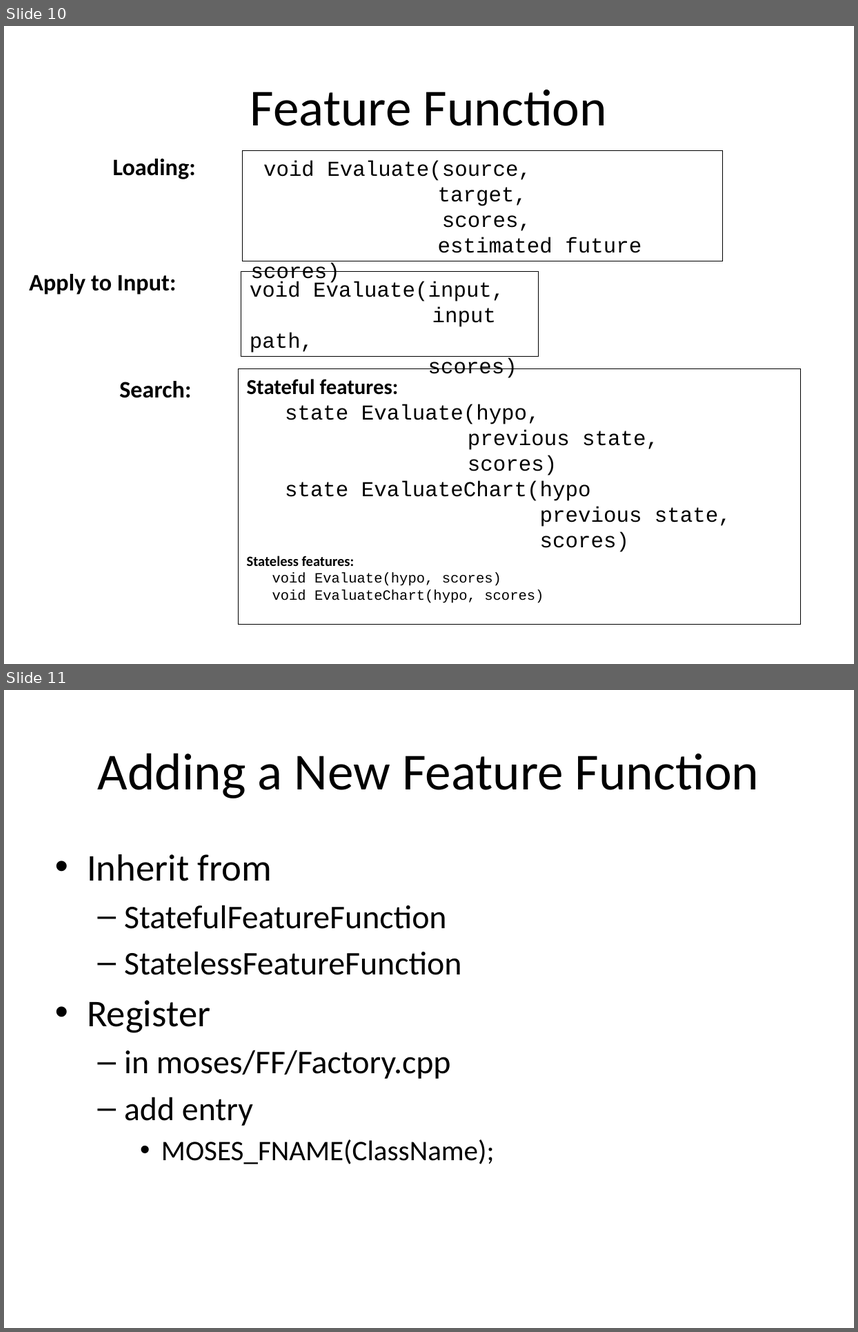
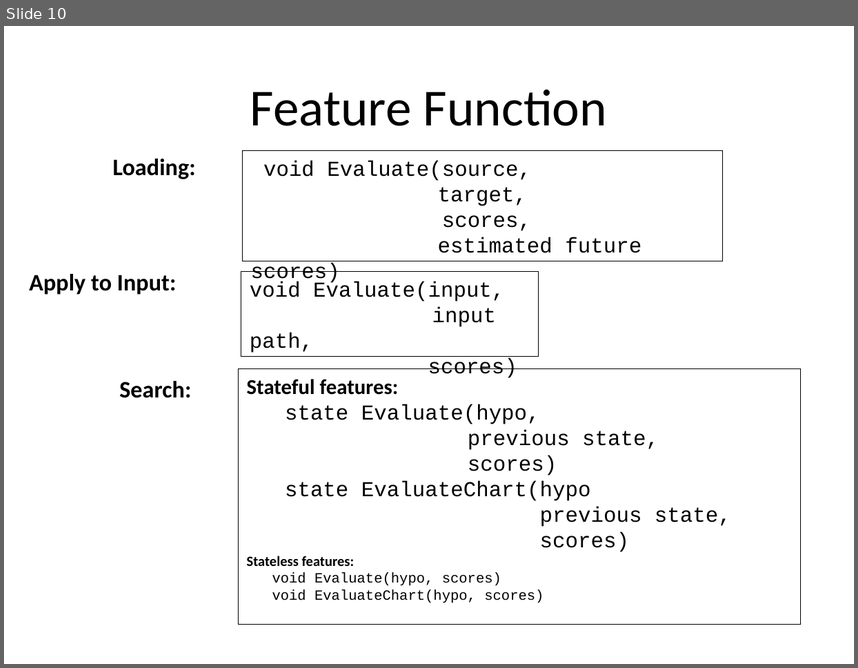
Before and after one commit to hieuhoang/papers, a slide deck: iit-bombay/FeatureFunction.odp. Shown one above the other, each under a label of ours: slides 10 and 11 before the commit, slide 10 after it. The pictures are 858x1332 and 858x668 pixels, drawn with LibreOffice and Linux fonts; fonts in the diff are those of the drawing; background and template pictures are left out. Boxes give left, top, right and bottom in pixels: in the first picture for what was removed or moved away, otherwise in the second. Text is boxed around its words. In the diff, an @@ line names an element or a change of style, - is before the commit and + after.

```diff
--- a/iit-bombay/FeatureFunction.odp
+++ b/iit-bombay/FeatureFunction.odp
@@ slide 11 removed at [4,690,854,1328], background #FFFFFF @@
@@ title removed at [98,753,759,798] @@
-Adding a New Feature Function
@@ text removed at [87,854,495,1164] @@
-• Inherit from
-  – StatefulFeatureFunction
-  – StatelessFeatureFunction
-• Register
-  – in moses/FF/Factory.cpp
-  – add entry
-    • MOSES_FNAME(ClassName);
```
Also in this commit, not shown: 4 slides added, 3 other slides removed, 3 other files.
